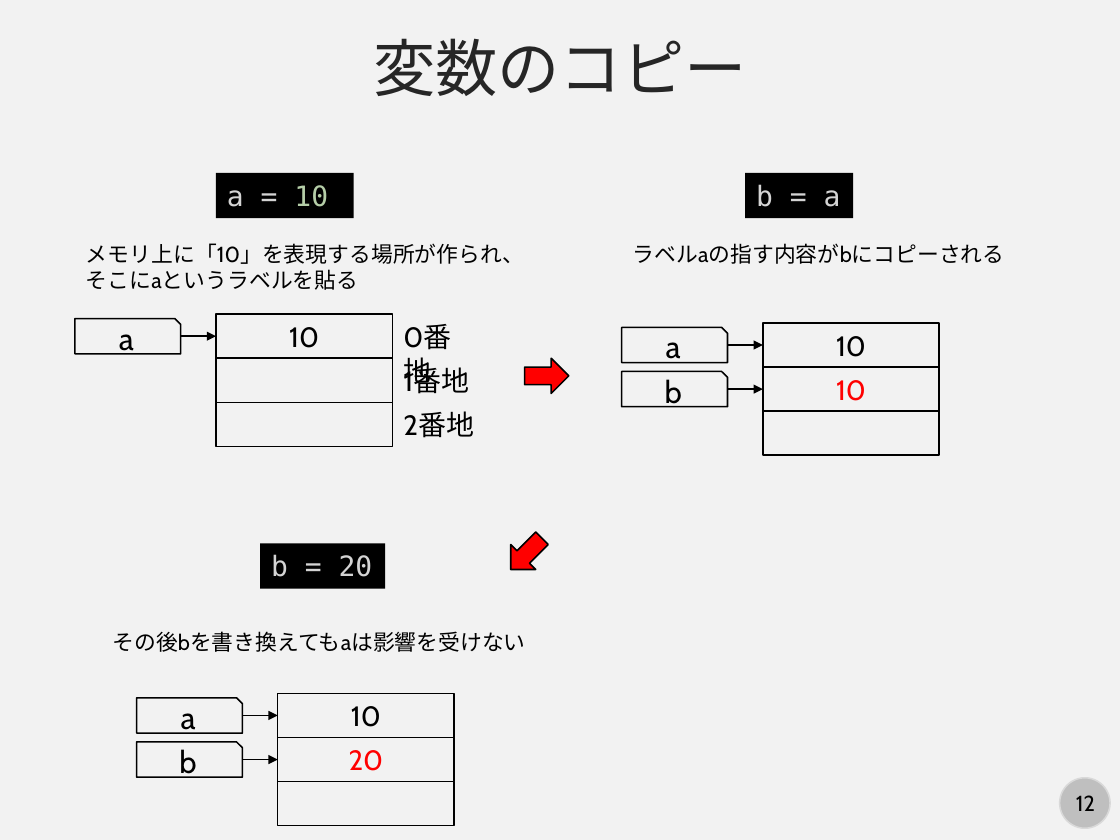
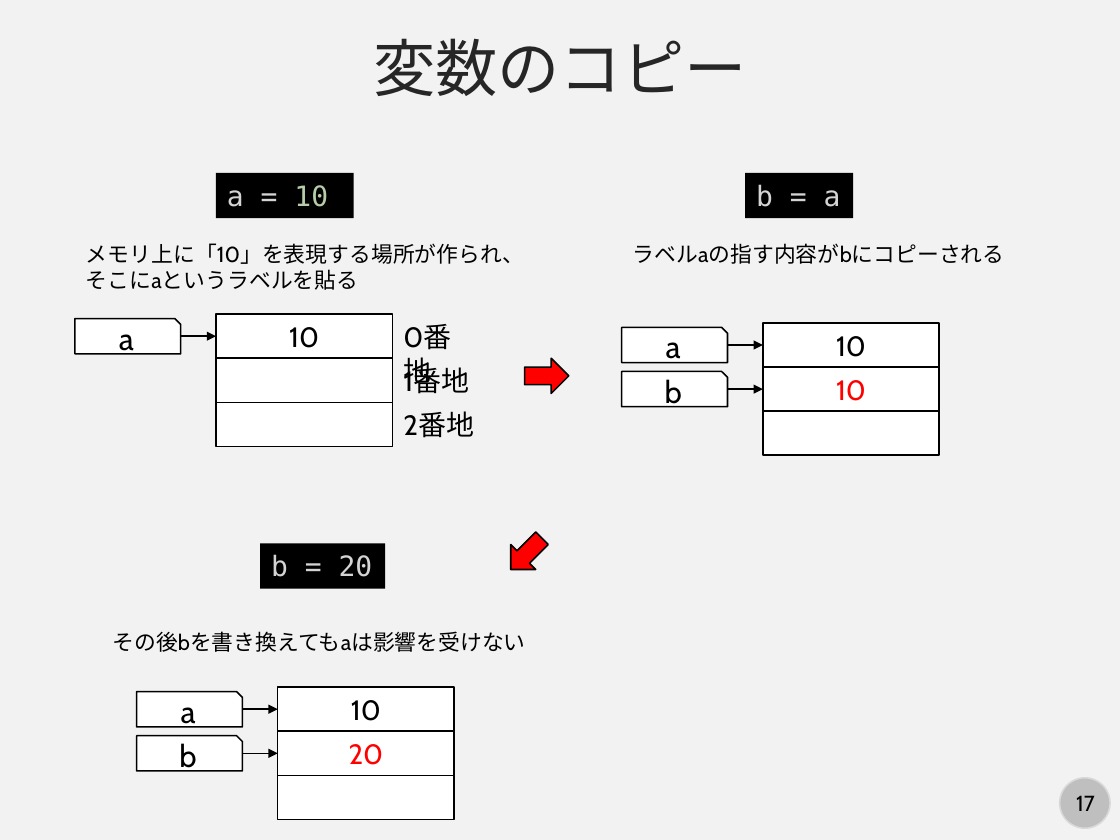
Before and after one commit to kaityo256/python_zero, a slide deck: slide 17 of list/fig/slide.pptx (slide 12 before the commit). Drawn at 1120x840 pixels with LibreOffice and Linux fonts; fonts in the diff are those of the drawing. Boxes give left, top, right and bottom in pixels: in the first picture for what was removed or moved away, otherwise in the second. Text is boxed around its words. In the diff, an @@ line names an element or a change of style, - is before the commit and + after.

```diff
--- a/list/fig/slide.pptx
+++ b/list/fig/slide.pptx
@@ 3 rectangles, 2 snip rects, 2 arrows moved together from (x1=137, y1=693, x2=454, y2=825) to (x1=137, y1=688, x2=454, y2=819) @@
@@ fill none to #FFFFFF in 5 elements at (x1=278, y1=688, x2=454, y2=731), (x1=278, y1=731, x2=454, y2=775), (x1=137, y1=692, x2=242, y2=727), (x1=137, y1=736, x2=242, y2=771), (x1=278, y1=775, x2=454, y2=819) @@
@@ page number at (x1=1076, y1=795, x2=1095, y2=811): text changed @@
-12
+17
```
Also in this commit, not shown: 5 other slides changed, 8 slides added.
